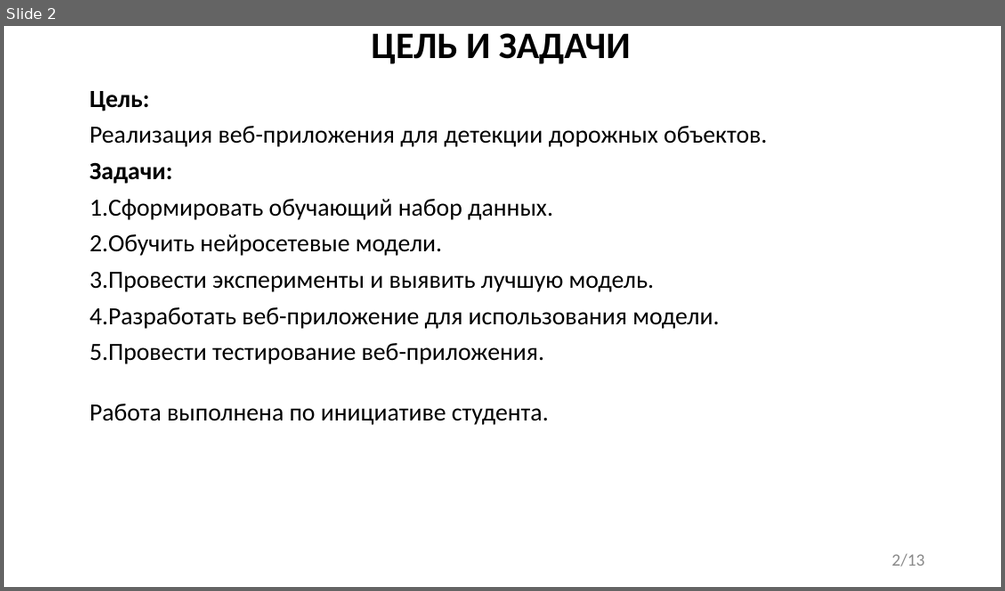
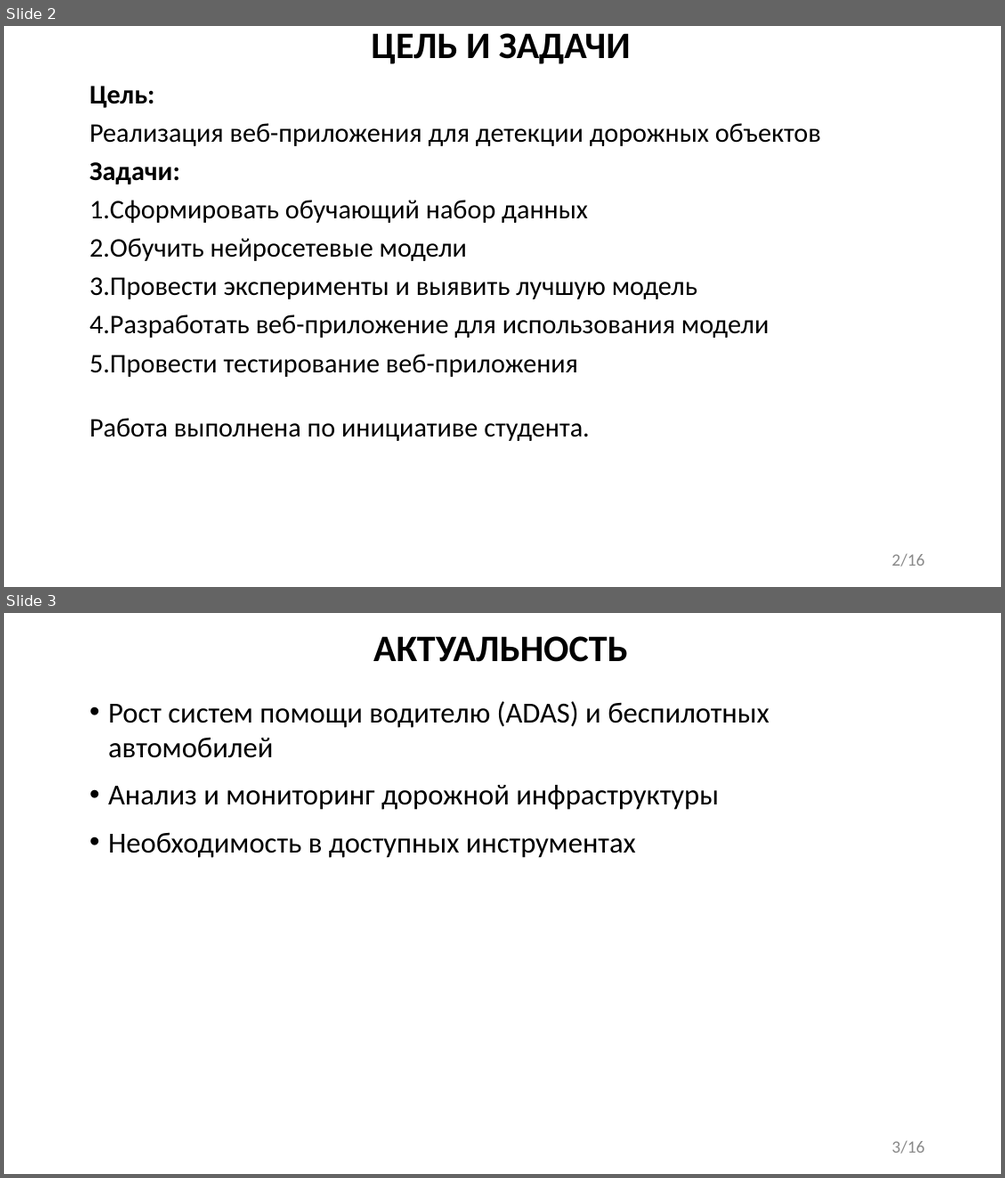
Before and after one commit to FaceMan01/Homework, a slide deck: ВКР/презентация.ppt. Shown one above the other, each under a label of ours: slide 2 before the commit, slides 2 and 3 after it. The pictures are 1005x591 and 1005x1178 pixels, drawn with LibreOffice and Linux fonts; fonts in the diff are those of the drawing. Boxes give left, top, right and bottom in pixels: in the first picture for what was removed or moved away, otherwise in the second. Text is boxed around its words. In the diff, an @@ line names an element or a change of style, - is before the commit and + after.

```diff
--- a/ВКР/презентация.ppt
+++ b/ВКР/презентация.ppt
@@ slide 3 added at (x1=4, y1=613, x2=1001, y2=1174), background #FFFFFF @@
@@ title added at (x1=373, y1=636, x2=628, y2=662), 36 pt, text #000000, bold @@
+АКТУАЛЬНОСТЬ
@@ text added at (x1=108, y1=701, x2=769, y2=858), 28 pt, text #000000 @@
+• Рост систем помощи водителю (ADAS) и беспилотных автомобилей
+• Анализ и мониторинг дорожной инфраструктуры
+• Необходимость в доступных инструментах
@@ page number added at (x1=891, y1=1141, x2=924, y2=1153), 16.6 pt, text #898989 @@
+3/16
@@ slide 2 changed as well @@
@@ text at (x1=89, y1=86, x2=590, y2=441): size 23.8 to 25.9 pt in "Цель:", "Задачи:", "Работа выполнена по инициативе студента." @@
@@ text at (x1=89, y1=123, x2=821, y2=146): text changed; size 23.8 to 25.9 pt @@
-Реализация веб-приложения для детекции дорожных объектов.
+Реализация веб-приложения для детекции дорожных объектов
@@ text at (x1=89, y1=200, x2=769, y2=377): text changed; size 23.8 to 25.9 pt @@
-1. Сформировать обучающий набор данных.
-2. Обучить нейросетевые модели.
-3. Провести эксперименты и выявить лучшую модель.
-4. Разработать веб-приложение для использования модели.
-5. Провести тестирование веб-приложения.
+1. Сформировать обучающий набор данных
+2. Обучить нейросетевые модели
+3. Провести эксперименты и выявить лучшую модель
+4. Разработать веб-приложение для использования модели
+5. Провести тестирование веб-приложения
@@ page number at (x1=891, y1=554, x2=924, y2=566): text changed @@
-2/13
+2/16
```
Also in this commit, not shown: 8 other slides changed, 7 other slides added, 4 slides removed, 1 other file.
